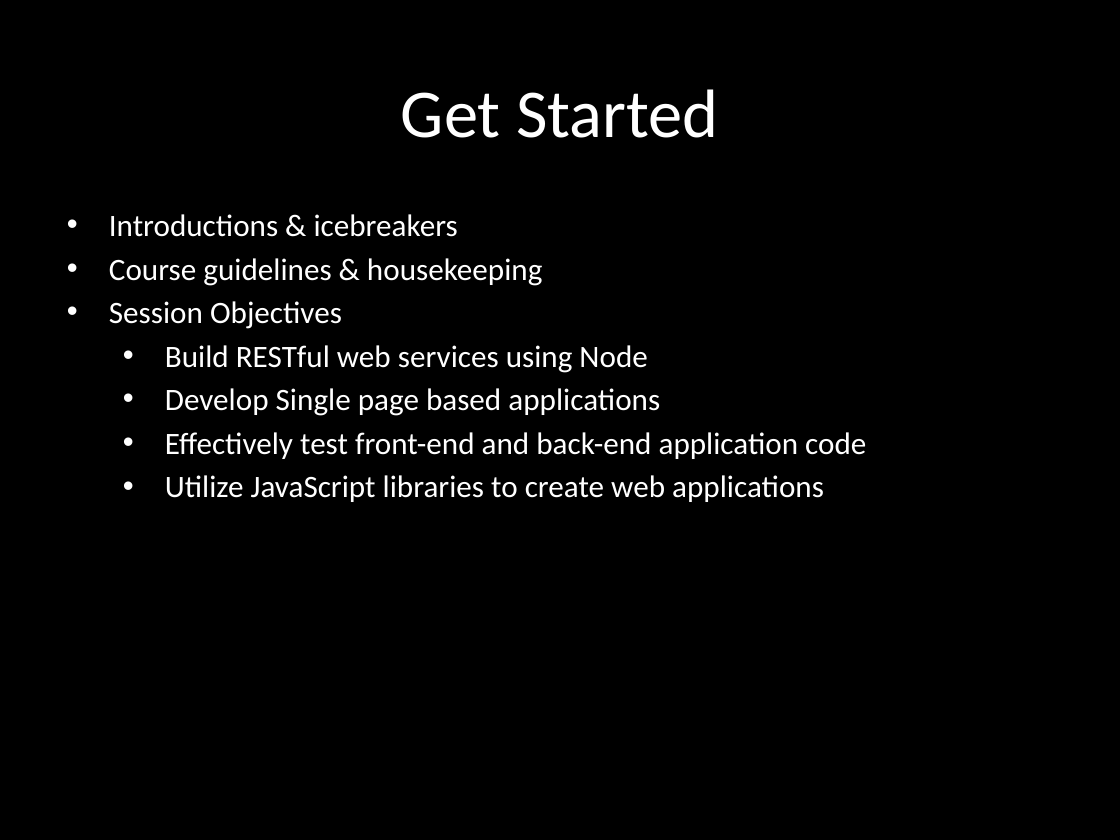
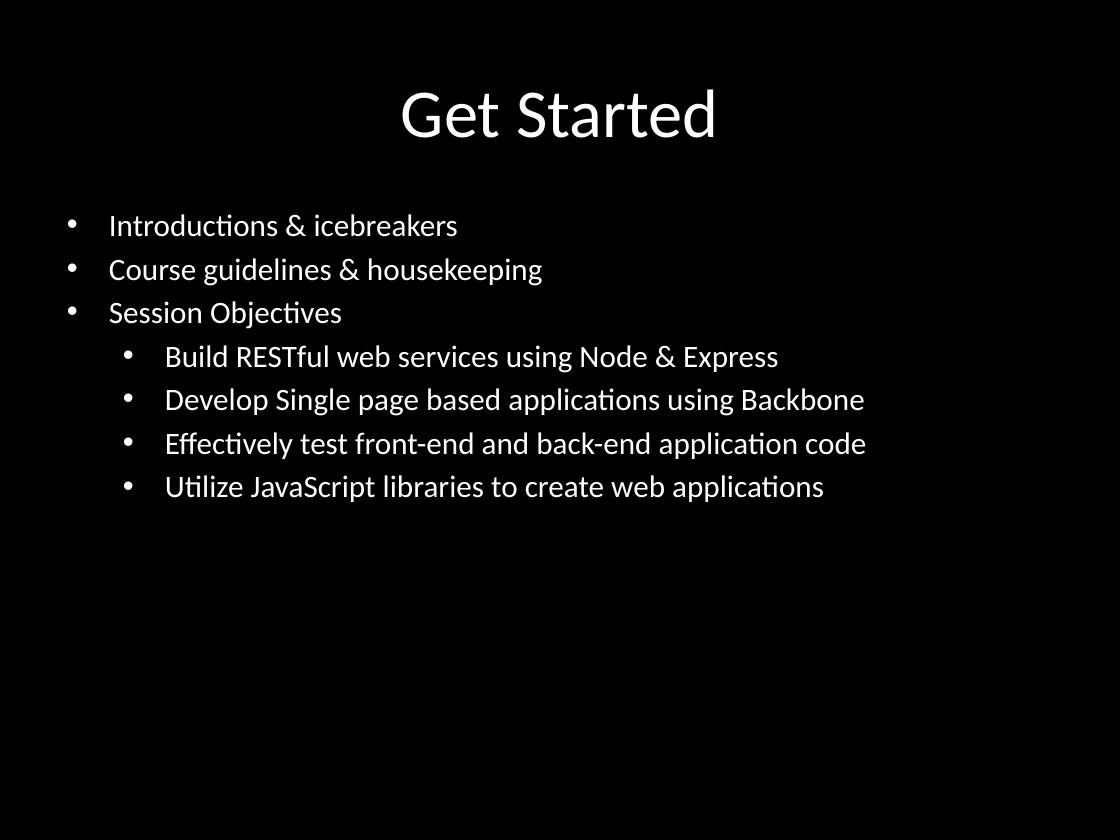
Before and after one commit to eliasjames/training-node-backbone, a slide deck: slide 3 of slides/Node & Backbone Slides Day 1.pptx. Drawn at 1120x840 pixels with LibreOffice and Linux fonts; fonts in the diff are those of the drawing. Boxes give left, top, right and bottom in pixels: in the first picture for what was removed or moved away, otherwise in the second. Text is boxed around its words. In the diff, an @@ line names an element or a change of style, - is before the commit and + after.

```diff
--- a/slides/Node & Backbone Slides Day 1.pptx
+++ b/slides/Node & Backbone Slides Day 1.pptx
@@ subtitle at <box>165,345,865,416</box>: text changed @@
-  • Build RESTful web services using Node
-  • Develop Single page based applications
+  • Build RESTful web services using Node & Express
+  • Develop Single page based applications using Backbone
```
Also in this commit, not shown: 7 other slides changed, 2 slides added, 12 slides removed, 8 other files.
